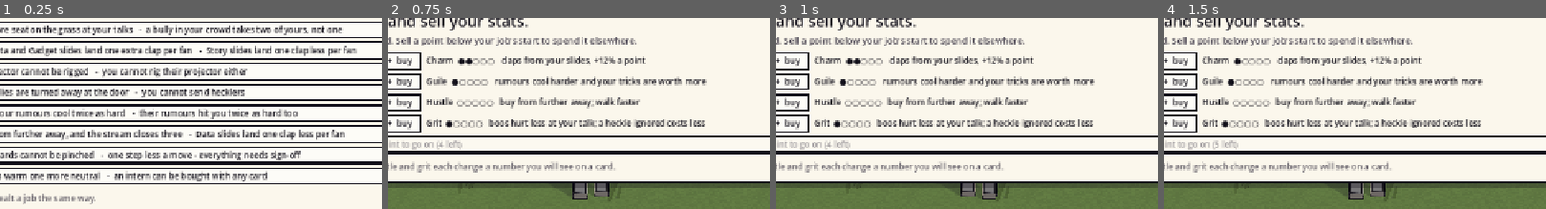
Above: before the commit, frames 1-4 (left to right).
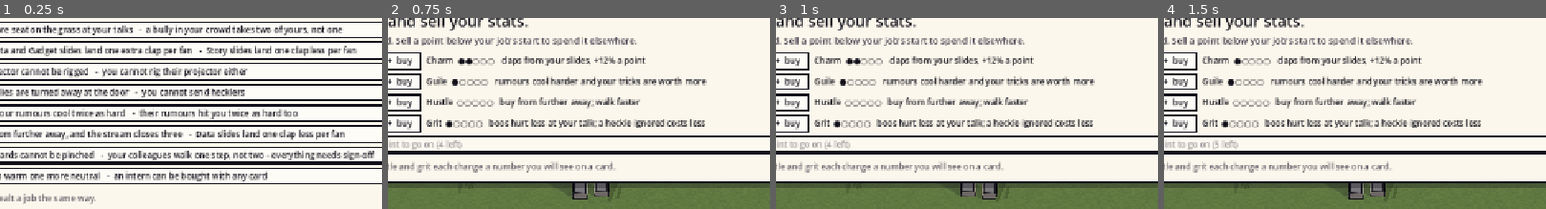
Above: after the commit, the same moments.

Repository: nathandunn/flipbook-field
Game: Godot game, scene res://scenes/main.tscn
Two runs of this game, one before a commit and one after it. Both use one fixed random seed, a clock stepped at 60 frames per second and the inputs below.
Inputs:
- Up to frame 1 (0.25 s): no input
- Up to frame 2 (0.75 s): click "CEO + one more seat on the gr…" at 0.5 s
- Up to frame 3 (1 s): no input
- Up to frame 4 (1.5 s): click "- sell" at 1.25 s
The pictures show only the part of the screen within x 24-74%, y 25-75%; the shares and areas given below are measured in that part.

The runs differ from the first frame. In frame 1, 1.8% of the frame differs, in the area x 28-98%, y 69-75%; in frame 2, nothing differs; in frame 3, nothing differs; in frame 4, nothing differs.

Commit message:
Legal slows colleagues, not you; talks offer three slides
- Legal's downside was one step less a move for the presenter; with low
  Hustle that left one step, and from the Break room every desk was out of
  reach all match (the gate's first seed scored 0 claps). Now Legal's
  colleagues walk one step instead of two; the presenter always has 2+
- The talk offers at most three slides, one per taste, so it fits a short
  window

Co-Authored-By: Claude Opus 5.5 <noreply@anthropic.com>
Claude-Session: https://claude.ai/code/session_01QVFjdR5Wx9YraLvh63mEVL

Diff:
--- a/project/scripts/arch.gd
+++ b/project/scripts/arch.gd
@@ -183,7 +183,7 @@
 	Role.HR: "you cannot send hecklers",
 	Role.MARKETING: "their rumours hit you twice as hard too",
 	Role.SALES: "Data slides land one clap less per fan",
-	Role.LEGAL: "one step less a move - everything needs sign-off",
+	Role.LEGAL: "your colleagues walk one step, not two - everything needs sign-off",
 	Role.INTERN: "an intern can be bought with any card",
 	Role.STAFF: "none",
 }
@@ -199,7 +199,7 @@
 	Role.CEO: "bullies take 2", Role.ENGINEER: "-1 clap Story",
 	Role.IT: "can't rig", Role.HR: "can't send hecklers",
 	Role.MARKETING: "their rumours x2", Role.SALES: "-1 clap Data",
-	Role.LEGAL: "-1 step", Role.INTERN: "buyable with any card",
+	Role.LEGAL: "colleagues walk 1", Role.INTERN: "buyable with any card",
 	Role.STAFF: "",
 }
 ## Where a job starts on the four stats, before free points: charm, guile,
--- a/project/scripts/game.gd
+++ b/project/scripts/game.gd
@@ -268,7 +268,7 @@
 
 ## Steps a side may walk in one move. Hustle is legs.
 func _steps(side: int) -> int:
-	return maxi(1, 2 + _stat(side, 2) / 2 - (1 if _has(side, Arch.Role.LEGAL) else 0))
+	return 2 + _stat(side, 2) / 2
 
 
 ## Rooms this side can reach this move, and at what cost. The other side's
@@ -1129,6 +1129,11 @@
 	p.goto(p.home_pos)
 
 
+## How far a colleague walks in a move. Legal's downside: sign-off slows them.
+func _unit_steps(side: int) -> int:
+	return Arch.UNIT_STEPS - (1 if _has(side, Arch.Role.LEGAL) else 0)
+
+
 func _ability_name(role: int) -> String:
 	return str(Arch.ABILITY[role][0])
 
@@ -1164,7 +1169,7 @@
 			out.append(card)
 			continue
 		var here := u.room if u.room != "" else String(pos[side])
-		var reach := _reach_from(side, here, 0 if u.role == Arch.Role.HR else Arch.UNIT_STEPS)
+		var reach := _reach_from(side, here, 0 if u.role == Arch.Role.HR else _unit_steps(side))
 		var best := {}
 		for room in reach:
 			if _walled_against(side, room) or room == pos[other]:
@@ -1177,7 +1182,7 @@
 				best["room"] = room
 				best["steps"] = int(reach[room])
 		if best.is_empty():
-			card["why"] = "nothing for %s to do within %d steps" % [name, Arch.UNIT_STEPS]
+			card["why"] = "nothing for %s to do within %d step%s" % [name, _unit_steps(side), "" if _unit_steps(side) == 1 else "s"]
 			out.append(card)
 			continue
 		var room: String = best["room"]
--- a/project/scripts/presentation.gd
+++ b/project/scripts/presentation.gd
@@ -104,7 +104,7 @@
 
 	# A long hand (pinches, demos) would run off a short window. Two cards of
 	# one taste land the same, so offer one of each taste, most wanted first,
-	# at most four: the panel fits and the choice stays a choice.
+	# at most three: the panel fits a short window and the choice stays a choice.
 	var order: Array = range(_props.size())
 	order.sort_custom(func(a, b): return _wanting(_props[a]["taste"]) > _wanting(_props[b]["taste"]))
 	var shown: Array = []
@@ -115,7 +115,7 @@
 			continue
 		seen[t] = true
 		shown.append(i)
-	for i in shown.slice(0, 4):
+	for i in shown.slice(0, 3):
 		var p: Dictionary = _props[i]
 		var want := _wanting(p["taste"])
 		var b := _button("%s  —  %s   (%d in the crowd want %s)" % [
Not shown, changed: README.md
Not shown, changed: web/index.html
Not shown, changed: web/index.js.gz
Not shown, changed: web/index.pck
Not shown, changed: web/index.wasm.gz
